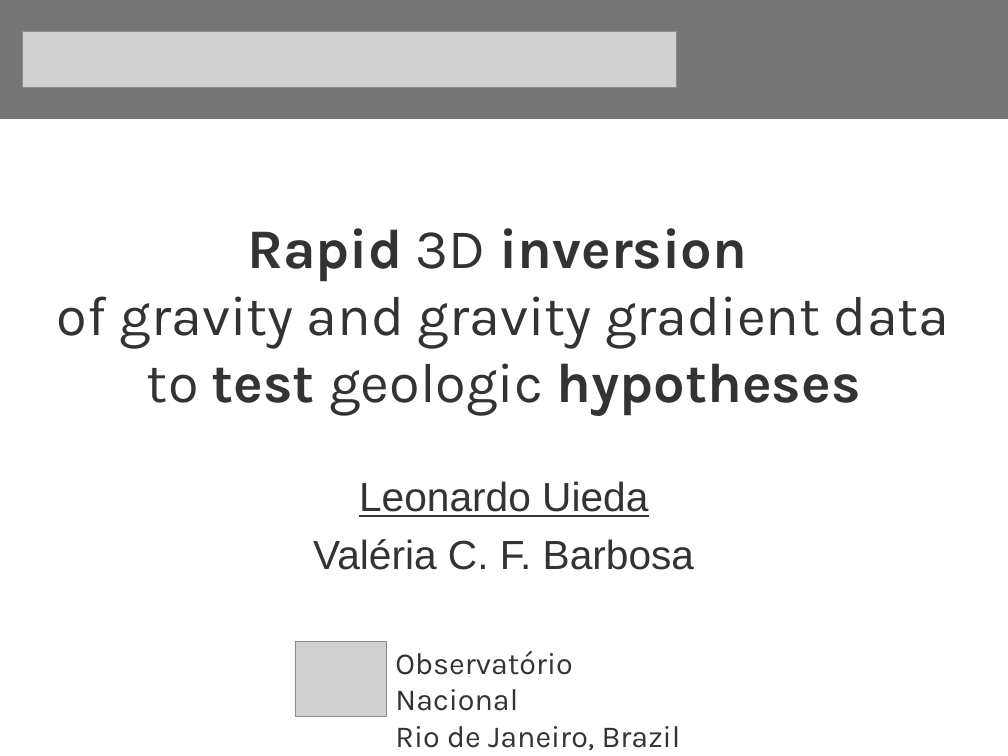
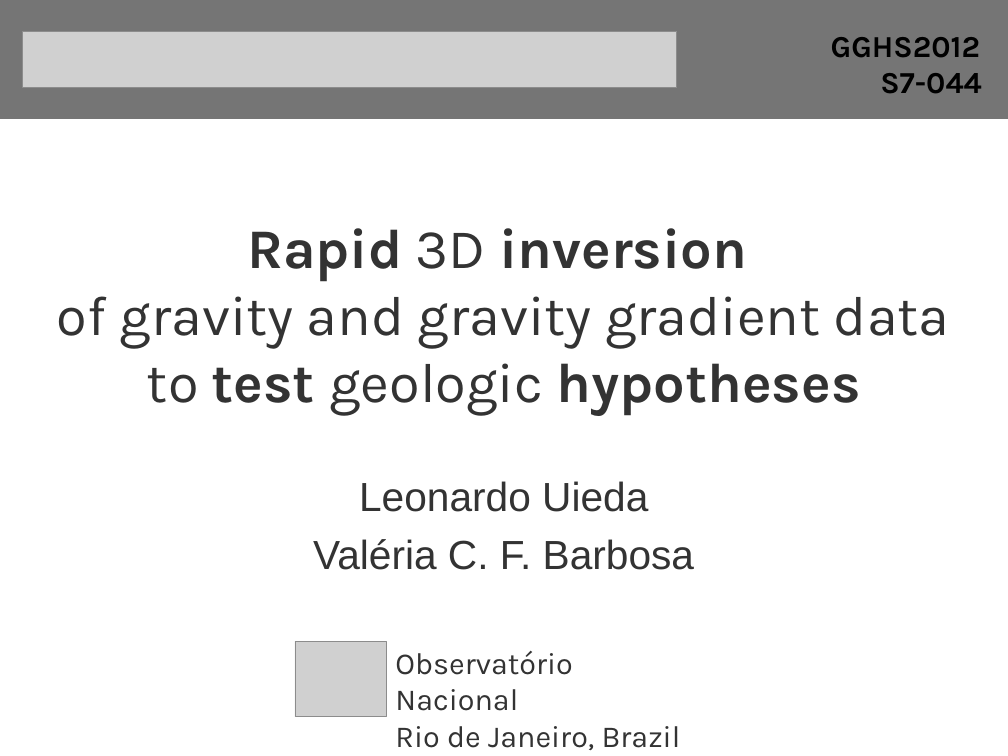
Before and after one commit to leouieda/gghs2012, a slide deck: slide 1 of presentation/uieda_barbosa_gghs2012.odp. Drawn at 1008x756 pixels with LibreOffice and Linux fonts; fonts in the diff are those of the drawing; grey boxes stand for pictures; background and template pictures are left out. Boxes give left, top, right and bottom in pixels: in the first picture for what was removed or moved away, otherwise in the second. Text is boxed around its words. In the diff, an @@ line names an element or a change of style, - is before the commit and + after.

```diff
--- a/presentation/uieda_barbosa_gghs2012.odp
+++ b/presentation/uieda_barbosa_gghs2012.odp
@@ text added at [831, 37, 982, 94], 24 pt, text #000000, bold @@
+GGHS2012
+S7-044
@@ subtitle at [359, 481, 648, 512]: underline off in "Leonardo Uieda" @@
```
Also in this commit, not shown: 2 other slides changed, 5 slides removed, 1 other file.
